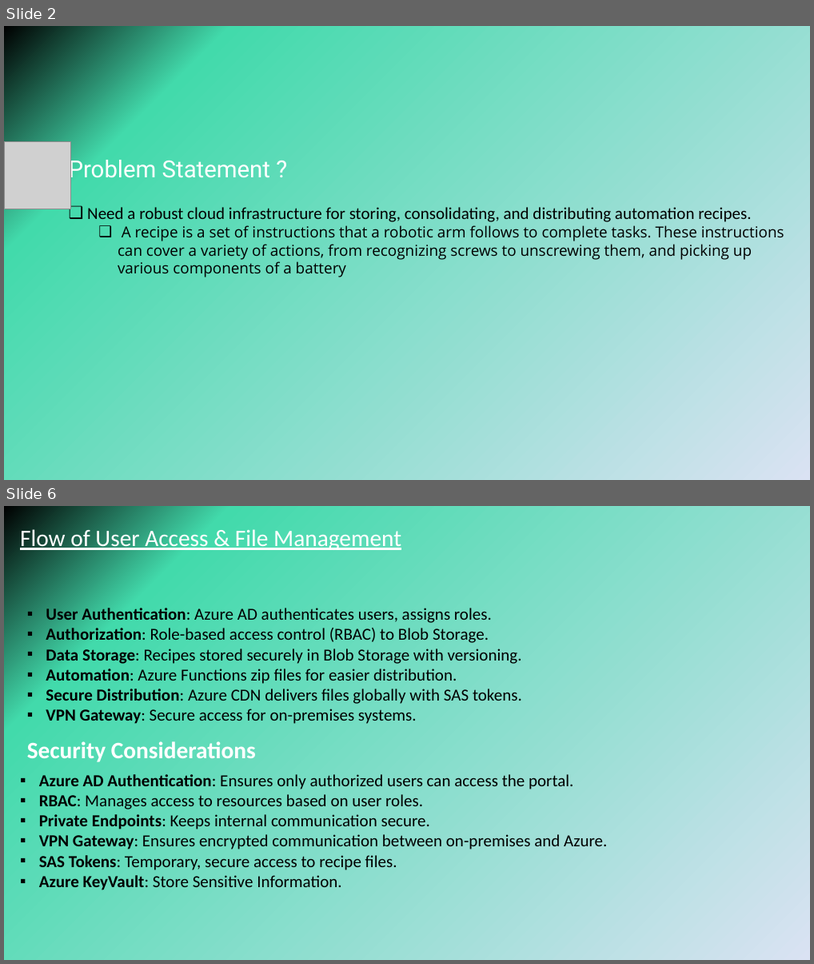
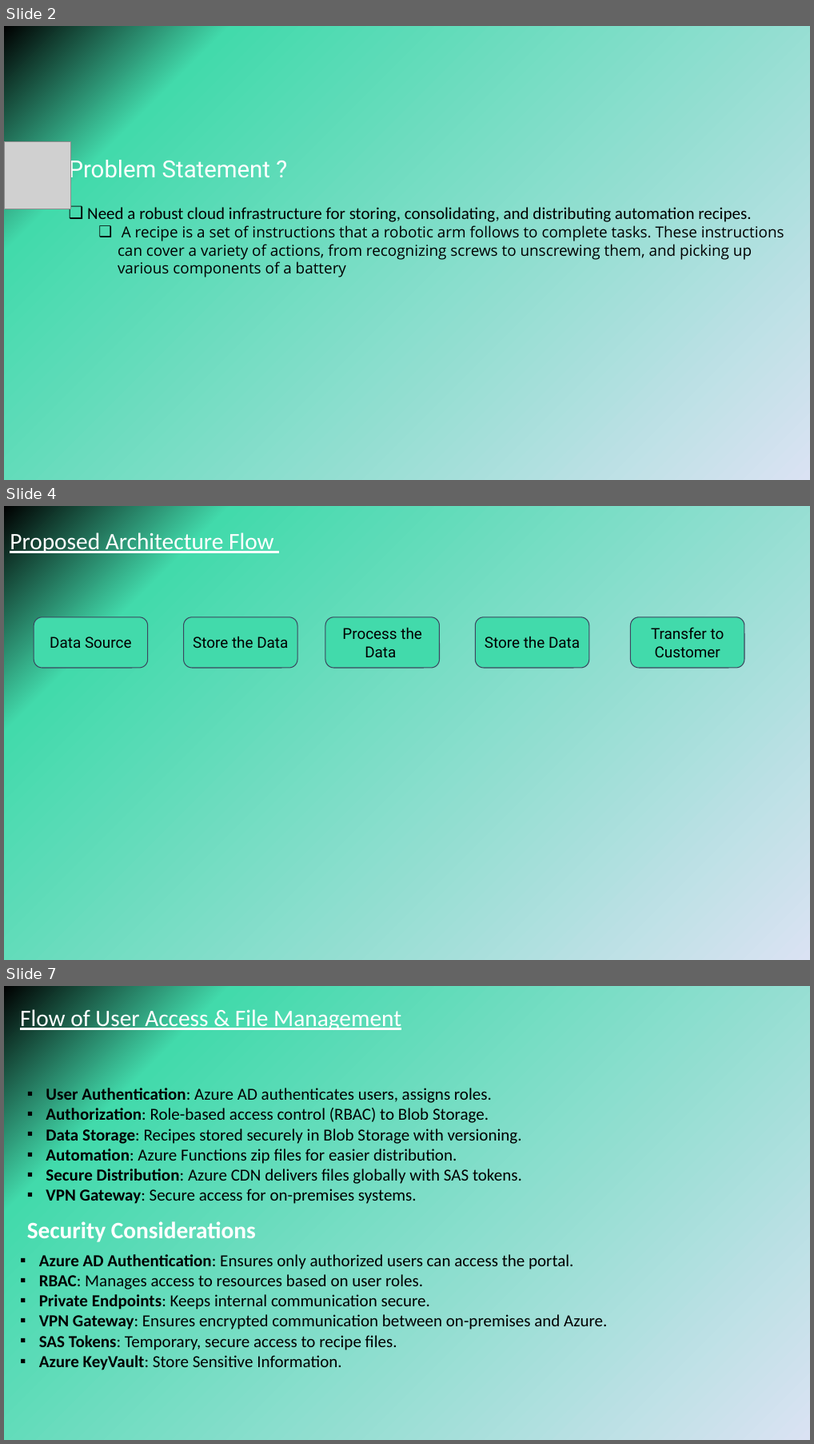
Before and after one commit to Sarathgopal/Circu-Li-ion, a slide deck: Circu Li Ion.pptx. Shown one above the other, each under a label of ours: slides 2 and 6 before the commit, slides 2, 4 and 7 after it; the slides between them are not shown. The pictures are 814x964 and 814x1444 pixels, drawn with LibreOffice and Linux fonts; fonts in the diff are those of the drawing; grey boxes stand for pictures. Boxes give left, top, right and bottom in pixels: in the first picture for what was removed or moved away, otherwise in the second. Text is boxed around its words. In the diff, an @@ line names an element or a change of style, - is before the commit and + after.

```diff
--- a/Circu Li Ion.pptx
+++ b/Circu Li Ion.pptx
@@ slide 4 added at <box>4,506,810,960</box>, background gradient #000000 to #42DAAB to #DAE2F3 @@
@@ text added at <box>10,529,274,555</box>, 28 pt, text #FFFFFF, underline @@
+Proposed Architecture Flow
@@ rounded rectangle added at <box>34,617,148,668</box>, fill #42DAAB, outline #3A465E 1 pt, 18 pt, text #000000 @@
+Data Source
@@ rounded rectangle added at <box>184,617,298,668</box>, fill #42DAAB, outline #3A465E 1 pt, 18 pt, text #000000 @@
+Store the Data
@@ rounded rectangle added at <box>326,617,440,668</box>, fill #42DAAB, outline #3A465E 1 pt, 18 pt, text #000000 @@
+Process the Data
@@ rounded rectangle added at <box>476,617,590,668</box>, fill #42DAAB, outline #3A465E 1 pt, 18 pt, text #000000 @@
+Store the Data
@@ rounded rectangle added at <box>630,617,745,668</box>, fill #42DAAB, outline #3A465E 1 pt, 18 pt, text #000000 @@
+Transfer to Customer
@@ what was slide 6 is now slide 7 @@
```
Also in this commit, not shown: 4 slides changed, 1 other file.
